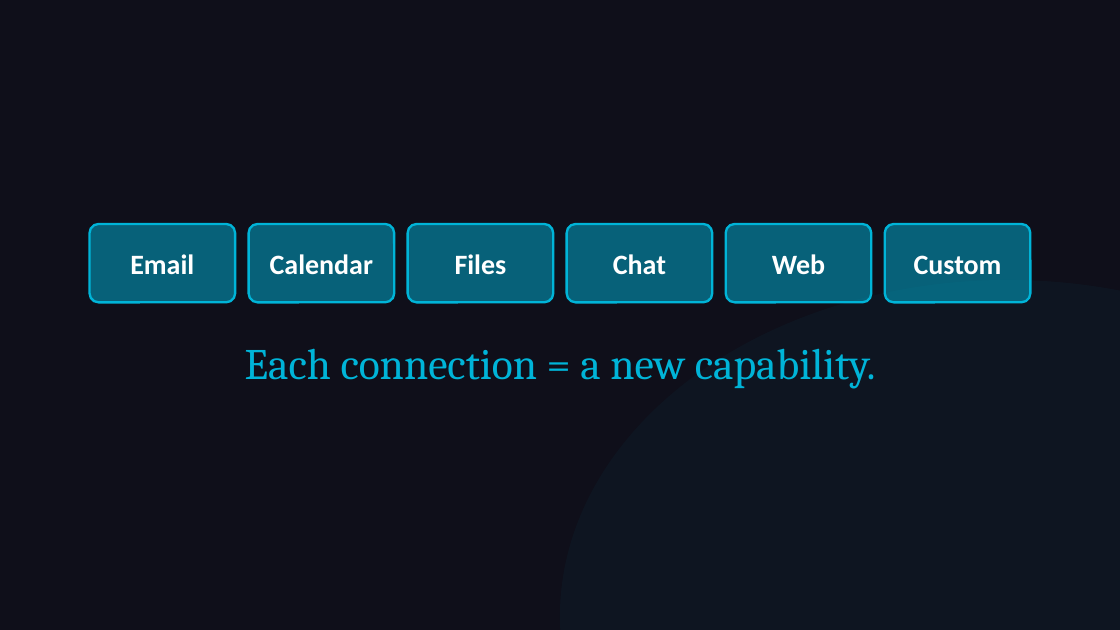
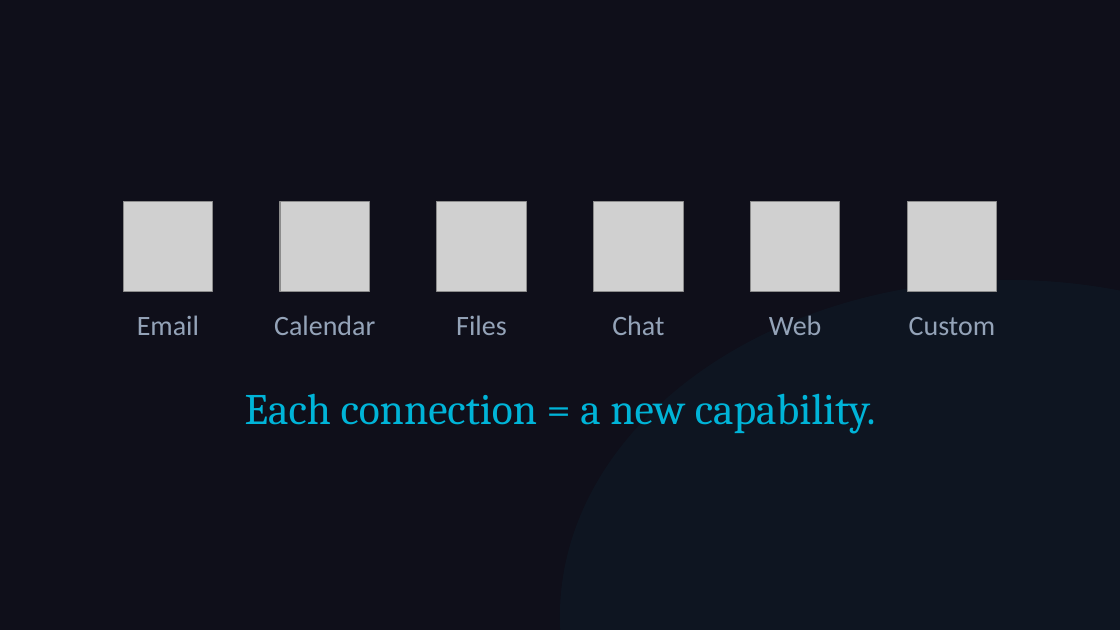
Before and after one commit to michaelengland/ai-best-practices, a slide deck: slide 11 of decks/workshop-operator/workshop-operator.pptx. Drawn at 1120x630 pixels with LibreOffice and Linux fonts; fonts in the diff are those of the drawing; grey boxes stand for pictures. Boxes give left, top, right and bottom in pixels: in the first picture for what was removed or moved away, otherwise in the second. Text is boxed around its words. In the diff, an @@ line names an element or a change of style, - is before the commit and + after.

```diff
--- a/decks/workshop-operator/workshop-operator.pptx
+++ b/decks/workshop-operator/workshop-operator.pptx
@@ picture added at (123,202,213,291) @@
@@ picture added at (280,202,370,291) @@
@@ picture added at (437,202,526,291) @@
@@ picture added at (594,202,683,291) @@
@@ picture added at (750,202,840,291) @@
@@ picture added at (907,202,997,291) @@
@@ rounded rectangle removed at (90,224,235,302) @@
@@ rounded rectangle removed at (249,224,394,302) @@
@@ rounded rectangle removed at (408,224,553,302) @@
@@ rounded rectangle removed at (567,224,712,302) @@
@@ rounded rectangle removed at (726,224,871,302) @@
@@ rounded rectangle removed at (885,224,1030,302) @@
@@ text "Email": place and size @@
-text "Email" at (130,254,194,275)
+text "Email" at (137,315,199,335)
@@ text "Calendar": place and size @@
-text "Calendar" at (270,254,373,275)
+text "Calendar" at (274,315,375,335)
@@ text "Files": place and size @@
-text "Files" at (455,254,507,275)
+text "Files" at (456,315,507,335)
@@ text "Chat": place and size @@
-text "Chat" at (613,254,666,275)
+text "Chat" at (612,315,664,335)
@@ text "Web": place and size @@
-text "Web" at (772,254,825,275)
+text "Web" at (769,315,821,335)
@@ text colour #FFFFFF to #94A3B8, bold off; vertical alignment middle to top in 6 elements at (456,315,507,335), (612,315,664,335), (274,315,375,335), (769,315,821,335), (137,315,199,335), (909,317,995,335) @@
@@ text "Custom": place and size @@
-text "Custom" at (914,255,1002,275)
+text "Custom" at (909,317,995,335)
@@ text "Each connection = a new ...": place and size @@
-text "Each connection = a new ..." at (245,348,876,389)
+text "Each connection = a new ..." at (245,393,876,434)
```
Also in this commit, not shown: 1 slide added, 3 other files.
